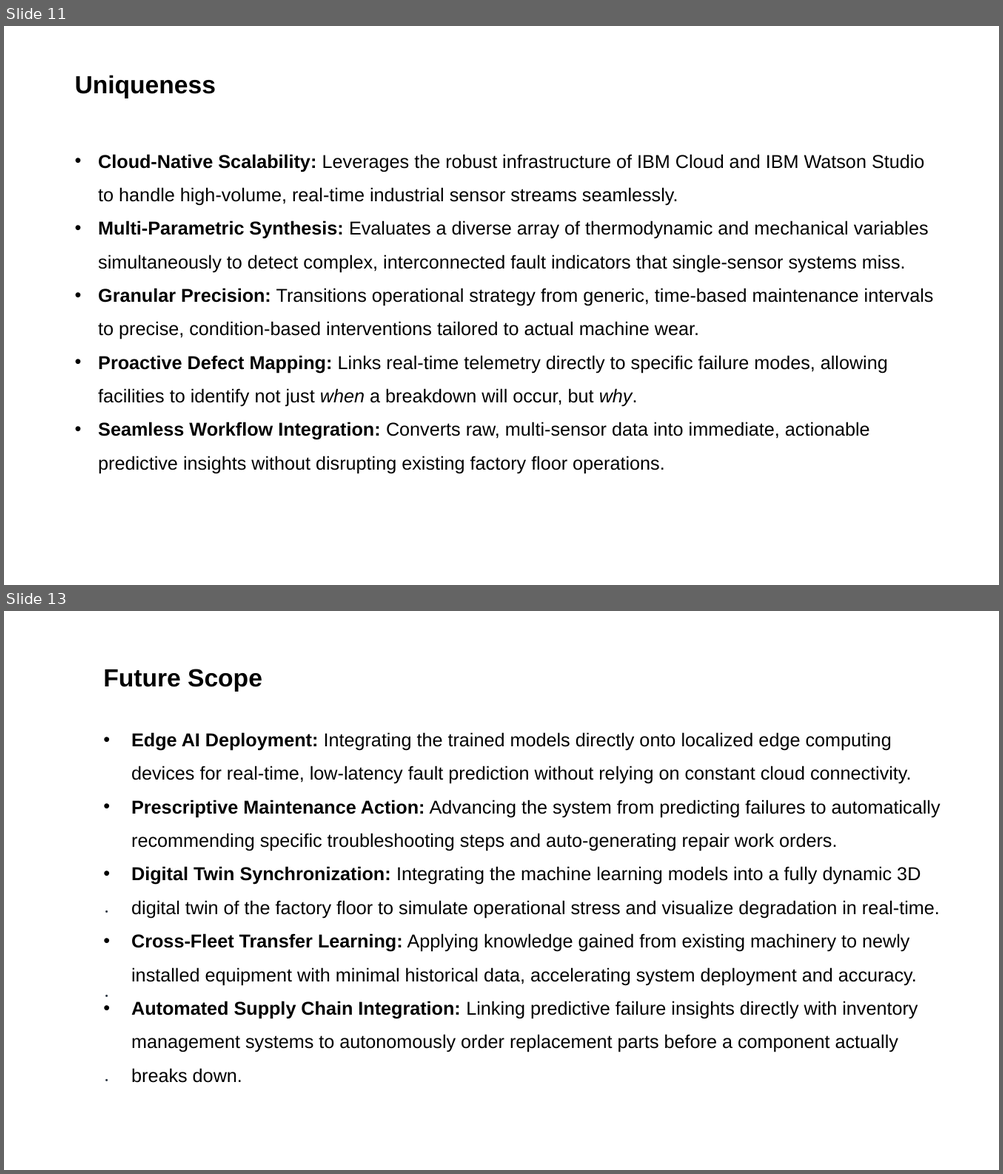
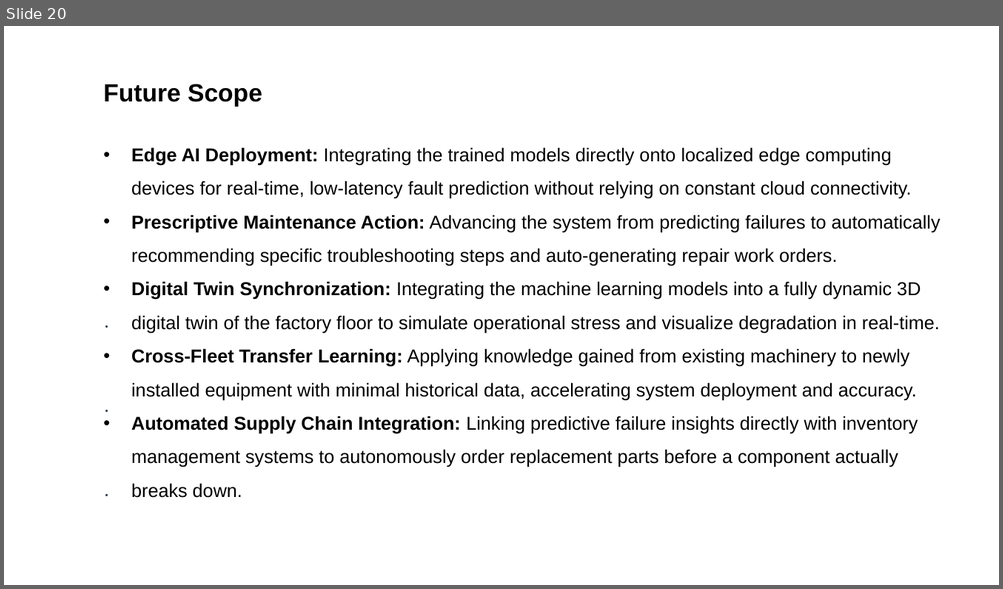
Before and after one commit to shubham20387/IBM-ML-project, a slide deck: ML_PROJECT_PPT.pptx. Shown one above the other, each under a label of ours: slides 11 and 13 before the commit, slide 20 after it; the slides between them are not shown. The pictures are 1003x1174 and 1003x589 pixels, drawn with LibreOffice and Linux fonts; fonts in the diff are those of the drawing. Boxes give left, top, right and bottom in pixels: in the first picture for what was removed or moved away, otherwise in the second. Text is boxed around its words. In the diff, an @@ line names an element or a change of style, - is before the commit and + after.

```diff
--- a/ML_PROJECT_PPT.pptx
+++ b/ML_PROJECT_PPT.pptx
@@ slide 11 removed at [4,26,999,585], background #FFFFFF @@
@@ text removed at [75,75,216,99] @@
-Uniqueness
@@ text removed at [98,154,933,474] @@
-• Cloud-Native Scalability: Leverages the robust infrastructure of IBM Cloud and IBM Watson Studio to handle high-volume, real-time industrial sensor streams seamlessly.
-• Multi-Parametric Synthesis: Evaluates a diverse array of thermodynamic and mechanical variables simultaneously to detect complex, interconnected fault indicators that single-sensor systems miss.
-• Granular Precision: Transitions operational strategy from generic, time-based maintenance intervals to precise, condition-based interventions tailored to actual machine wear.
-• Proactive Defect Mapping: Links real-time telemetry directly to specific failure modes, allowing facilities to identify not just when a breakdown will occur, but why.
-• Seamless Workflow Integration: Converts raw, multi-sensor data into immediate, actionable predictive insights without disrupting existing factory floor operations.
@@ what was slide 13 is now slide 20 @@
```
Also in this commit, not shown: 2 slides changed, 10 slides added.
